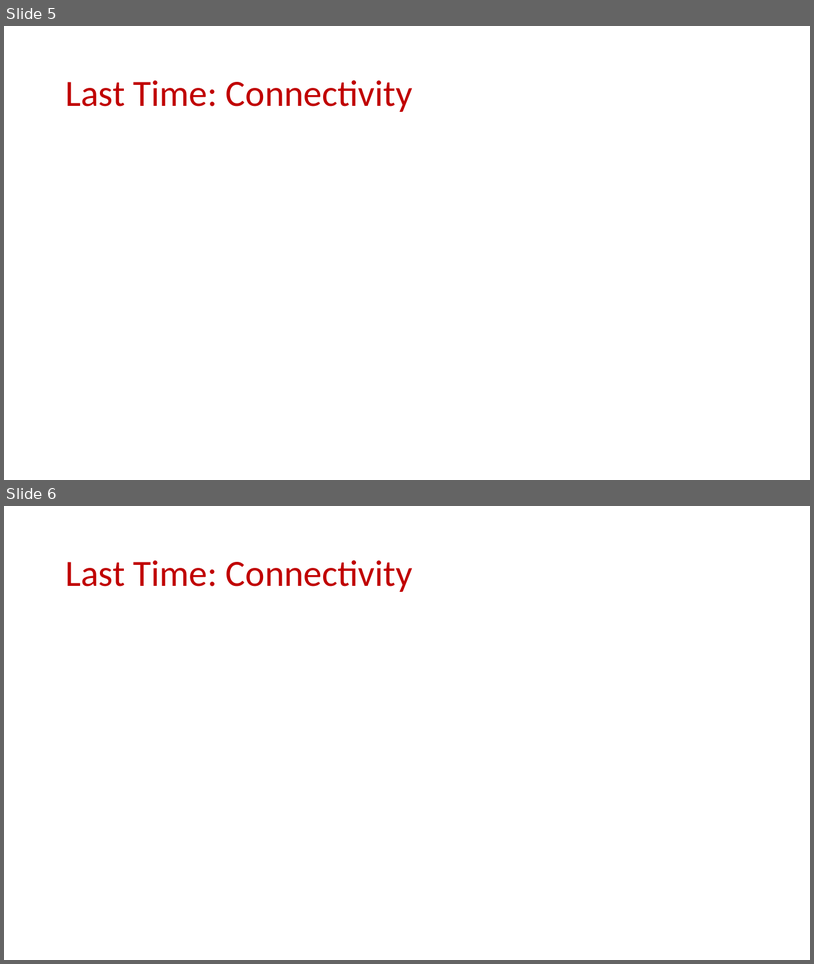
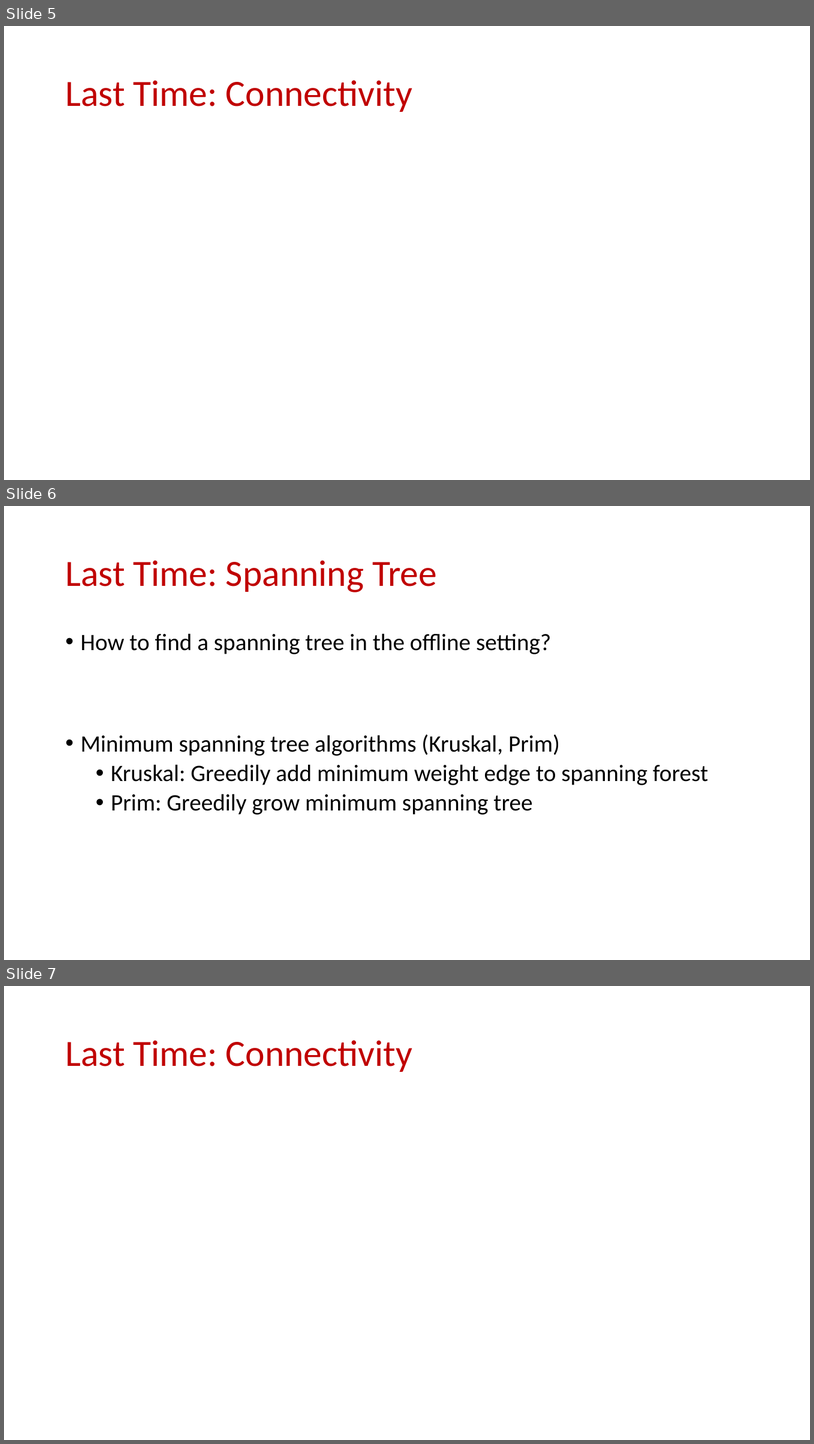
Before and after one commit to samsonzhou/samsonzhou.github.io, a slide deck: CSCE689-23/L21.pptx. Shown one above the other, each under a label of ours: slides 5 and 6 before the commit, slides 5, 6 and 7 after it. The pictures are 814x964 and 814x1444 pixels, drawn with LibreOffice and Linux fonts; fonts in the diff are those of the drawing; grey boxes stand for pictures. Boxes give left, top, right and bottom in pixels: in the first picture for what was removed or moved away, otherwise in the second. Text is boxed around its words. In the diff, an @@ line names an element or a change of style, - is before the commit and + after.

```diff
--- a/CSCE689-23/L21.pptx
+++ b/CSCE689-23/L21.pptx
@@ slide 6 added at (4,506,810,960), background #FFFFFF @@
@@ title added at (65,560,437,592), 44 pt, text #C00000 @@
+Last Time: Spanning Tree
@@ text added at (81,633,708,814), 28 pt, text #000000 @@
+• How to find a spanning tree in the offline setting?
+• Minimum spanning tree algorithms (Kruskal, Prim)
+  • Kruskal: Greedily add minimum weight edge to spanning forest
+  • Prim: Greedily grow minimum spanning tree
@@ what was slide 6 is now slide 7 @@
```
Also in this commit, not shown: 19 other slides added, 1 slide removed, 1 other file.
